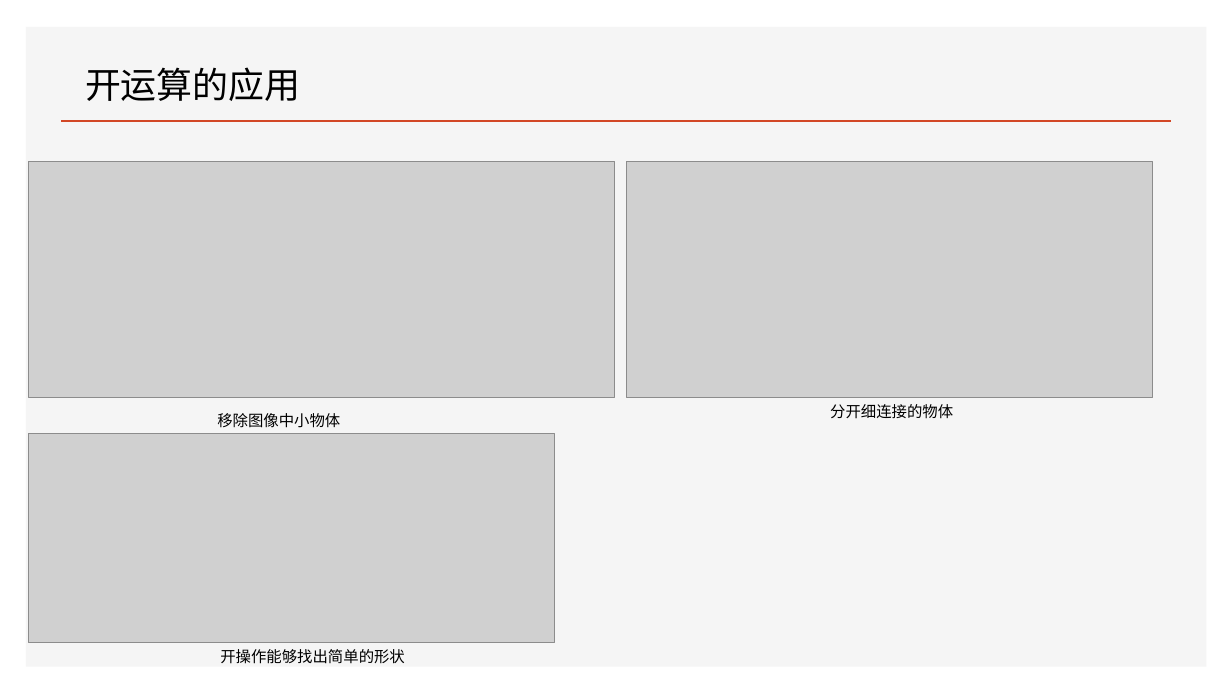
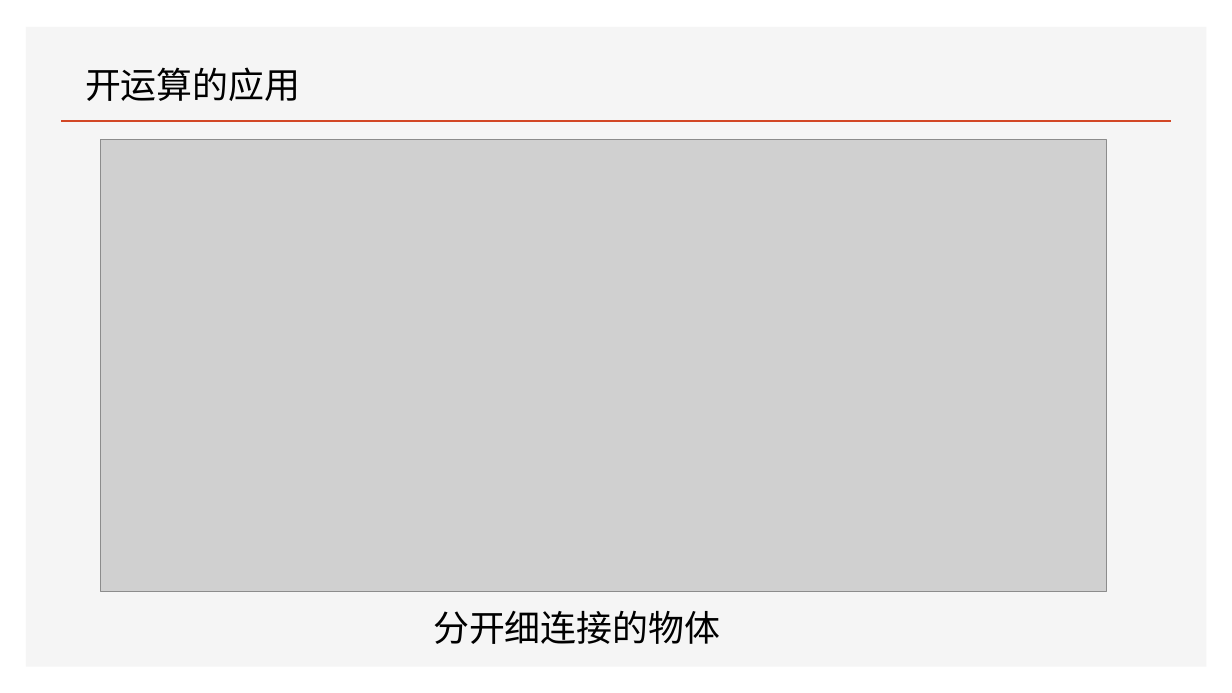
Before and after one commit to FourierAI/image-processing-resources, a slide deck: slide 28 of Lecture/lecture78/基于形态学的数字图像处理.pptx (slide 27 before the commit). Drawn at 1232x693 pixels with LibreOffice and Linux fonts; fonts in the diff are those of the drawing; grey boxes stand for pictures. Boxes give left, top, right and bottom in pixels: in the first picture for what was removed or moved away, otherwise in the second. Text is boxed around its words. In the diff, an @@ line names an element or a change of style, - is before the commit and + after.

```diff
--- a/Lecture/lecture78/基于形态学的数字图像处理.pptx
+++ b/Lecture/lecture78/基于形态学的数字图像处理.pptx
@@ picture: place and size @@
-picture at (627,161,1153,397)
+picture at (101,140,1107,592)
@@ picture removed at (29,161,616,397) @@
@@ text removed at (217,413,340,428) @@
-移除图像中小物体
@@ picture removed at (29,433,555,642) @@
@@ text "分开细连接的物体": place and size @@
-text "分开细连接的物体" at (830,404,953,419)
+text "分开细连接的物体" at (433,611,720,644)
@@ text "分开细连接的物体" at (433,611,720,644): size 12 to 28 pt @@
@@ text removed at (220,649,405,664) @@
-开操作能够找出简单的形状
```
Also in this commit, not shown: 33 other slides changed, 3 slides added, 1 other file.
